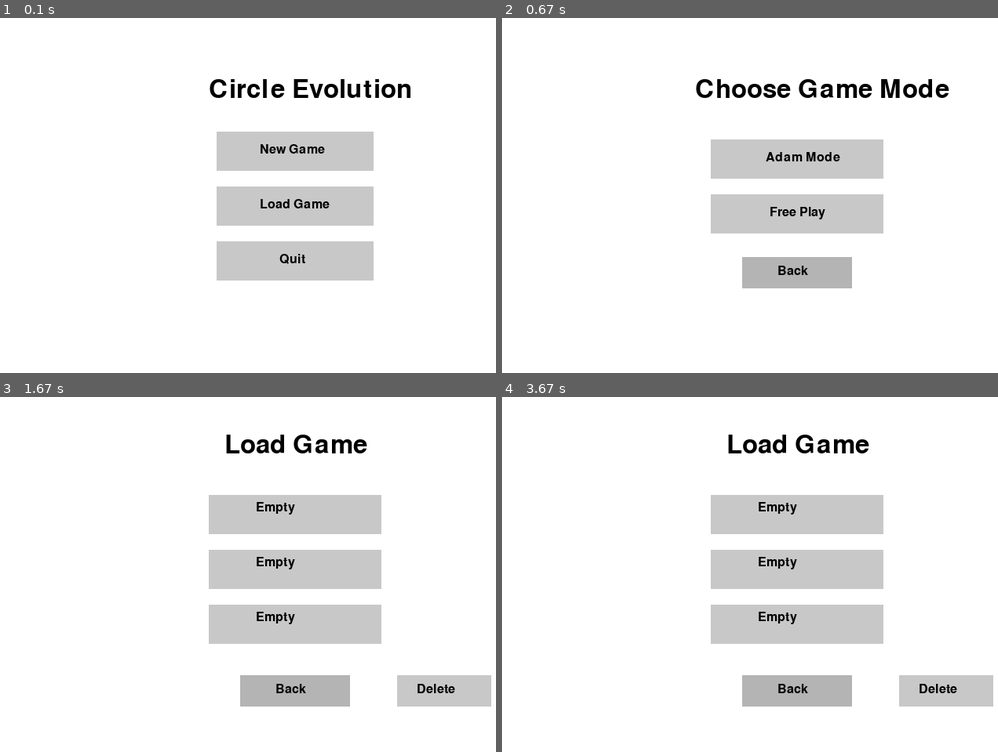
Above: before the commit, frames 1-4 (two rows, left to right).
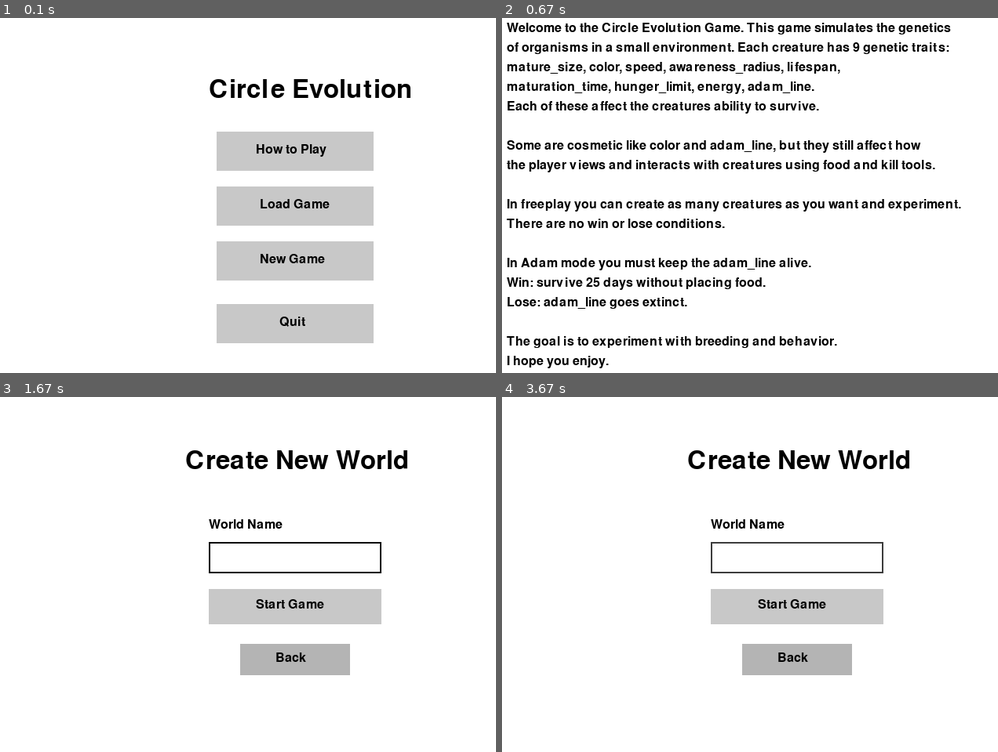
Above: after the commit, the same moments.

Repository: Carlarlgfy/CircleEvolutionPygame
Game: pygame game, started from main.py
The game is run twice, just before and just after one commit, with the same random seed, the same clock (stepped at 60 frames per second) and the same inputs.
Inputs (mouse positions are in pixels of both pictures, inside the frame that each line leads up to):
- Up to frame 1 (0.1 s): no input
- Up to frame 2 (0.67 s): click (794, 152) at 0.38 s, where only the run after the commit has a clickable "How to Play"
- Up to frame 3 (1.67 s): click (138, 585) at 0.72 s; click (292, 638) at 1.05 s, where only the run after the commit has a clickable "New Game"; click (292, 592) at 1.38 s, where only the run after the commit has a clickable "Free Play"
- Up to frame 4 (3.67 s): click (794, 556) at 1.72 s; click (804, 631) at 2.05 s; click (794, 556) at 3.38 s

The runs differ from the first frame. In frame 1, 3.9% of the frame differs, in the area x 43-76%, y 35-92%; in frame 2, 21%, in the area x 0-93%, y 1-99%; in frame 3, 19%; in frame 4, 19%.

Commit message:
added instructions screen, fixed UI layout, fixed hunger bar, added reproduction tracking

Diff:
--- a/main.py
+++ b/main.py
@@ -90,9 +90,11 @@
 
 #menu buttons
 
-menu_new_rect = pygame.Rect(310, 220, 200, 50)
+# Swap positions of New Game and How to Play
+menu_new_rect = pygame.Rect(310, 360, 200, 50)
 menu_load_rect = pygame.Rect(310, 290, 200, 50)
-menu_quit_rect = pygame.Rect(310, 360, 200, 50)
+menu_info_rect = pygame.Rect(310, 220, 200, 50)
+menu_quit_rect = pygame.Rect(310, 440, 200, 50)
 
 #mode select buttons
 mode_select_adam_rect = pygame.Rect(300, 230, 220, 50)
@@ -275,10 +277,17 @@
                     clean_days = 0
                     game_state = "mode_select"
                     continue
+            elif menu_info_rect.collidepoint(event.pos):
+                game_state = "instructions"
+                continue
             elif menu_load_rect.collidepoint(event.pos):
                 game_state = "load_menu"
             elif menu_quit_rect.collidepoint(event.pos):
                 running = False
+
+        # Instructions screen click handling
+        if event.type == pygame.MOUSEBUTTONDOWN and game_state == "instructions":
+            game_state = "menu"
 
         #mode selection click handling
         if event.type == pygame.MOUSEBUTTONDOWN and game_state == "mode_select":
@@ -522,15 +531,51 @@
 
         pygame.draw.rect(screen, (200,200,200), menu_new_rect)
         pygame.draw.rect(screen, (200,200,200), menu_load_rect)
+        pygame.draw.rect(screen, (200,200,200), menu_info_rect)
         pygame.draw.rect(screen, (200,200,200), menu_quit_rect)
 
         new_text = font.render("New Game", True, (0,0,0))
         load_text = font.render("Load Game", True, (0,0,0))
+        info_text = font.render("How to Play", True, (0,0,0))
         quit_text = font.render("Quit", True, (0,0,0))
 
         screen.blit(new_text, (menu_new_rect.x + 55, menu_new_rect.y + 15))
         screen.blit(load_text, (menu_load_rect.x + 55, menu_load_rect.y + 15))
+        screen.blit(info_text, (menu_info_rect.x + 50, menu_info_rect.y + 15))
         screen.blit(quit_text, (menu_quit_rect.x + 80, menu_quit_rect.y + 15))
+
+        pygame.display.flip()
+        continue
+
+    #================ INSTRUCTIONS SCREEN =================
+    if game_state == "instructions":
+
+        screen.fill((255,255,255))
+
+        lines = [
+            "Welcome to the Circle Evolution Game. This game simulates the genetics",
+            "of organisms in a small environment. Each creature has 9 genetic traits:",
+            "mature_size, color, speed, awareness_radius, lifespan,",
+            "maturation_time, hunger_limit, energy, adam_line.",
+            "Each of these affect the creatures ability to survive.",
+            "",
+            "Some are cosmetic like color and adam_line, but they still affect how",
+            "the player views and interacts with creatures using food and kill tools.",
+            "",
+            "In freeplay you can create as many creatures as you want and experiment.",
+            "There are no win or lose conditions.",
+            "",
+            "In Adam mode you must keep the adam_line alive.",
+            "Win: survive 25 days without placing food.",
+            "Lose: adam_line goes extinct.",
+            "",
+            "The goal is to experiment with breeding and behavior.",
+            "I hope you enjoy."
+        ]
+
+        for i, line in enumerate(lines):
+            text = font.render(line, True, (0,0,0))
+            screen.blit(text, (40, 80 + i*25))
 
         pygame.display.flip()
         continue
